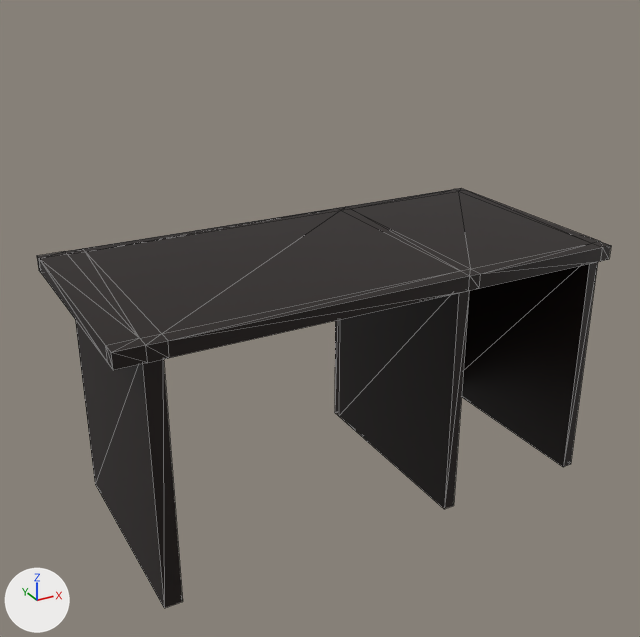
An edit to the glTF model models/Desk.glb, drawn before and after from the same camera.
Before and after are seen from a camera (50 mm lens) standing at (-9.48, -15.89, 7.54) and looking at (-0.6, 0.26, -0.53). Every picture has the same lights, and +X, +Y and +Z are marked at lower left. Mesh edges are drawn as thin lines. Where no turn or scale is listed for an object, it has been applied to the vertices.

In view in the first picture: 'Desk'.
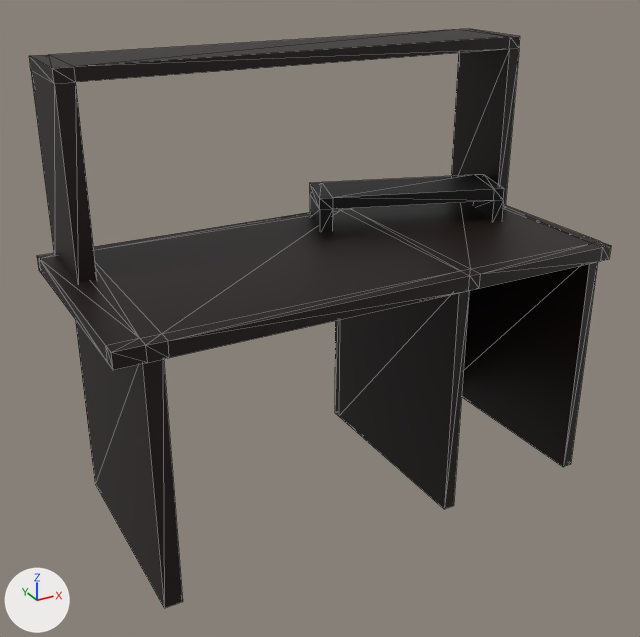
Commit message: separated the desk and monitors into different objects

Pixel boxes (x1, y1, x2, y2) of what changed, in the pictures (640 x 637 px):
```json
{"object": "DeskUpper", "change": "added", "after": [29, 29, 520, 283], "on screen": "black"}
{"object": "MonitorStand", "change": "added", "after": [310, 175, 504, 231], "on screen": "black"}
```

The change, as JSON lines over the scene's bpy script:
```json
{"op": "add", "block": "mat_deskupper", "code": ["mat_deskupper = principled_material('DeskUpper')", "mat_deskupper.base_color = (0.00802, 0.00243, 0.000911)  # black #160803"]}
{"op": "add", "block": "mat_monitorstand", "code": ["mat_monitorstand = principled_material('MonitorStand')", "mat_monitorstand.base_color = (0.0, 0.0, 0.0)  # black #000000"]}
{"op": "add", "block": "me_cube_006", "code": ["me_cube_006 = bpy.data.meshes.new('Cube.006')", "me_cube_006.from_pydata(...)  # 24 vertices, 44 faces; spans x -5.7..5.31, y -1.26..0.7, z -0.76..3.56", "me_cube_006.materials.append(mat_deskupper)  # black #160803"]}
{"op": "add", "block": "me_cube_003", "code": ["me_cube_003 = bpy.data.meshes.new('Cube.003')", "me_cube_003.from_pydata(...)  # 24 vertices, 44 faces; spans x -2.38..2.38, y -1.39..1.39, z -0.76..0.14", "me_cube_003.materials.append(mat_monitorstand)  # black #000000"]}
{"op": "add", "block": "ob_deskupper", "code": ["ob_deskupper = bpy.data.objects.new('DeskUpper', me_cube_006)", "ob_deskupper.location = (0.0, 2.4, 1.65)"]}
{"op": "add", "block": "ob_monitorstand", "code": ["ob_monitorstand = bpy.data.objects.new('MonitorStand', me_cube_003)", "ob_monitorstand.location = (2.58, 1.7, 1.65)"]}
```
